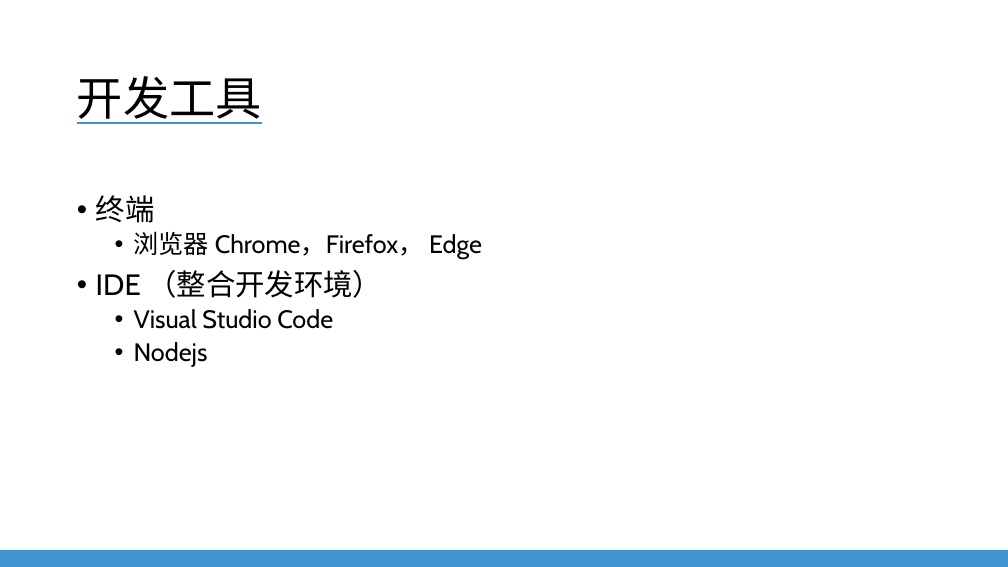
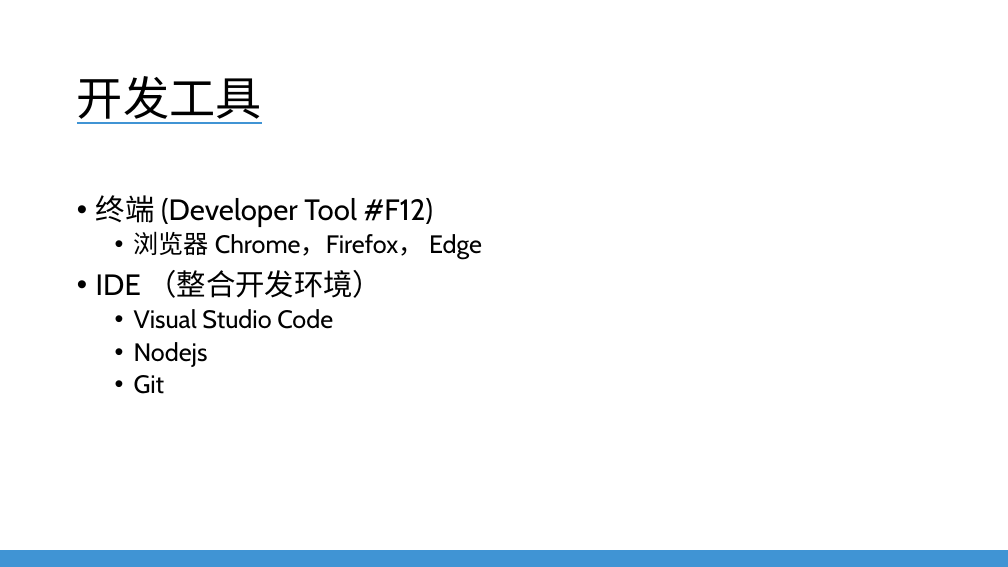
Before and after one commit to EverDoc/NLU, a slide deck: slide 6 of NLU Training - Javascript For QA.pptx (slide 5 before the commit). Drawn at 1008x567 pixels with LibreOffice and Linux fonts; fonts in the diff are those of the drawing; background and template pictures are left out. Boxes give left, top, right and bottom in pixels: in the first picture for what was removed or moved away, otherwise in the second. Text is boxed around its words. In the diff, an @@ line names an element or a change of style, - is before the commit and + after.

```diff
--- a/NLU Training - Javascript For QA.pptx
+++ b/NLU Training - Javascript For QA.pptx
@@ text at [96,195,434,227]: text changed @@
-• 终端
+• 终端 (Developer Tool #F12)
@@ text at [134,375,165,394]: paragraph added @@
+  • Git
```
Also in this commit, not shown: 3 other slides changed, 3 slides added, 5 slides removed, 1 other file.
